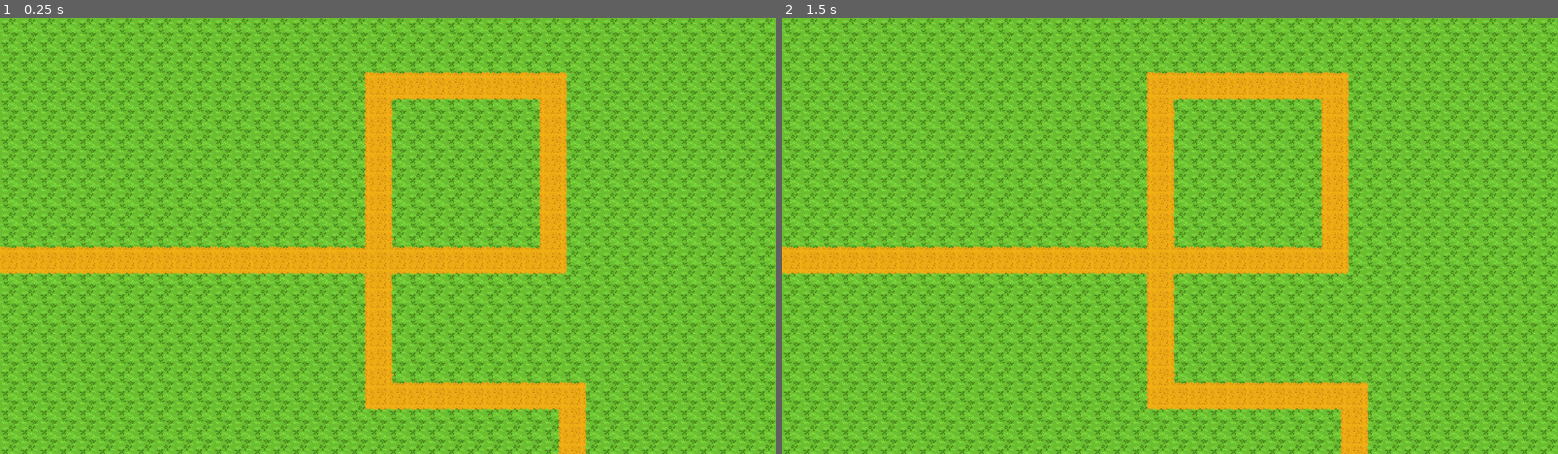
Above: before the commit, frames 1-2 (left to right).
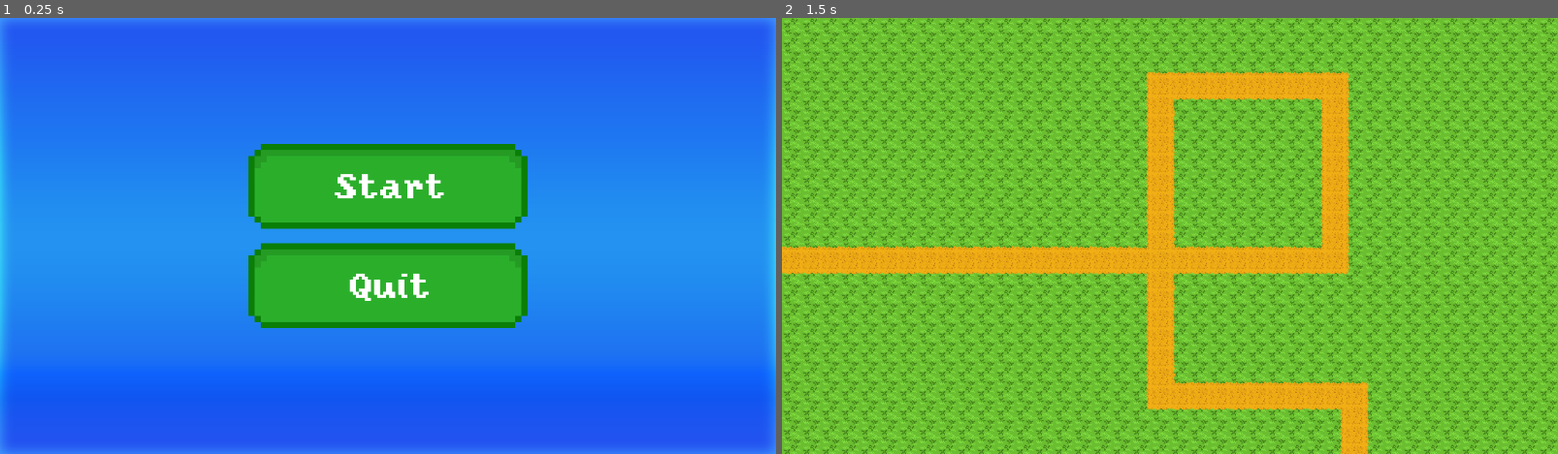
Above: after the commit, the same moments.

Repository: damian1607/TowerDefense
Game: Godot game, scene res://scenes/SceneHandler.tscn
Two runs of this game, one before a commit and one after it. Both use one fixed random seed, a clock stepped at 60 frames per second and the inputs below. Before the commit the project starts from res://scenes/Map1.tscn.
Inputs (mouse positions are in pixels of both pictures, inside the frame that each line leads up to):
- Up to frame 1 (0.25 s): no input
- Up to frame 2 (1.5 s): click (1170, 188) at 0.5 s, where only the run after the commit has a clickable "Start"; tap Enter at 1.25 s

The runs differ from the first frame. In frame 1, 100% of the frame differs, in the area x 0-100%, y 0-100%; in frame 2, nothing differs.

Commit message:
MainMenu mit SceneHandler Logik

Diff:
--- a/project.godot
+++ b/project.godot
@@ -11,7 +11,7 @@
 [application]
 
 config/name="TowerDefense"
-run/main_scene="res://scenes/Map1.tscn"
+run/main_scene="res://scenes/SceneHandler.tscn"
 config/features=PackedStringArray("4.3", "Forward Plus")
 config/icon="res://icon.svg"
 
@@ -19,6 +19,7 @@
 
 window/size/viewport_width=1280
 window/size/viewport_height=720
+mouse_cursor/custom_image="res://assets/ui/Cursor.png"
 
 [dotnet]
 
--- /dev/null
+++ b/scenes/GameScene.tscn
@@ -0,0 +1,7 @@
+[gd_scene load_steps=2 format=3 uid="uid://cyw4pk7wxln8y"]
+
+[ext_resource type="PackedScene" uid="uid://ysw1fwu3iok8" path="res://scenes/maps/Map1.tscn" id="1_lwxsp"]
+
+[node name="GameScene" type="Node2D"]
+
+[node name="Map1" parent="." instance=ExtResource("1_lwxsp")]
--- /dev/null
+++ b/scenes/MainMenu.tscn
@@ -0,0 +1,84 @@
+[gd_scene load_steps=5 format=3 uid="uid://bs2dacxwsej2n"]
+
+[ext_resource type="Texture2D" uid="uid://c1grwei3uer2x" path="res://assets/ui/art/TitleScreenBackground.png" id="1_co2dq"]
+[ext_resource type="Texture2D" uid="uid://dpo6p6qftwiyh" path="res://assets/ui/buttons/Button.png" id="2_i4pv2"]
+[ext_resource type="Texture2D" uid="uid://qkhuho7b3vg2" path="res://assets/ui/buttons/ButtonPressed.png" id="3_dbhh3"]
+[ext_resource type="FontFile" uid="uid://5wgp8i3brprq" path="res://assets/ui/fonts/Yoster.ttf" id="4_aasvm"]
+
+[node name="MainMenu" type="Control"]
+layout_mode = 3
+anchors_preset = 15
+anchor_right = 1.0
+anchor_bottom = 1.0
+grow_horizontal = 2
+grow_vertical = 2
+
+[node name="Background" type="TextureRect" parent="."]
+layout_mode = 1
+anchors_preset = 15
+anchor_right = 1.0
+anchor_bottom = 1.0
+grow_horizontal = 2
+grow_vertical = 2
+texture = ExtResource("1_co2dq")
+expand_mode = 2
+
+[node name="MarginContainer" type="MarginContainer" parent="."]
+layout_mode = 1
+anchors_preset = 15
+anchor_right = 1.0
+anchor_bottom = 1.0
+grow_horizontal = 2
+grow_vertical = 2
+theme_override_constants/margin_left = 50
+theme_override_constants/margin_top = 50
+theme_override_constants/margin_right = 50
+theme_override_constants/margin_bottom = 50
+
+[node name="VBoxContainer" type="VBoxContainer" parent="MarginContainer"]
+custom_minimum_size = Vector2(500, 0)
+layout_mode = 2
+size_flags_horizontal = 4
+alignment = 1
+
+[node name="Start" type="TextureButton" parent="MarginContainer/VBoxContainer"]
+custom_minimum_size = Vector2(350, 50)
+layout_mode = 2
+size_flags_horizontal = 4
+texture_normal = ExtResource("2_i4pv2")
+texture_pressed = ExtResource("3_dbhh3")
+stretch_mode = 0
+
+[node name="Label" type="Label" parent="MarginContainer/VBoxContainer/Start"]
+layout_mode = 1
+anchors_preset = 15
+anchor_right = 1.0
+anchor_bottom = 1.0
+grow_horizontal = 2
+grow_vertical = 2
+theme_override_fonts/font = ExtResource("4_aasvm")
+theme_override_font_sizes/font_size = 60
+text = "Start"
+horizontal_alignment = 1
+vertical_alignment = 1
+
+[node name="Quit" type="TextureButton" parent="MarginContainer/VBoxContainer"]
+custom_minimum_size = Vector2(350, 50)
+layout_mode = 2
+size_flags_horizontal = 4
+texture_normal = ExtResource("2_i4pv2")
+texture_pressed = ExtResource("3_dbhh3")
+stretch_mode = 0
+
+[node name="Label" type="Label" parent="MarginContainer/VBoxContainer/Quit"]
+layout_mode = 1
+anchors_preset = 15
+anchor_right = 1.0
+anchor_bottom = 1.0
+grow_horizontal = 2
+grow_vertical = 2
+theme_override_fonts/font = ExtResource("4_aasvm")
+theme_override_font_sizes/font_size = 60
+text = "Quit"
+horizontal_alignment = 1
+vertical_alignment = 1
--- a/scenes/SceneHandler.tscn
+++ b/scenes/SceneHandler.tscn
@@ -1,3 +1,9 @@
-[gd_scene format=3 uid="uid://cm8j3wf6mvgva"]
+[gd_scene load_steps=3 format=3 uid="uid://cm8j3wf6mvgva"]
+
+[ext_resource type="Script" path="res://scripts/SceneHandler.gd" id="1_b53h8"]
+[ext_resource type="PackedScene" uid="uid://bs2dacxwsej2n" path="res://scenes/MainMenu.tscn" id="1_qf8ju"]
 
 [node name="SceneHandler" type="Node"]
+script = ExtResource("1_b53h8")
+
+[node name="MainMenu" parent="." instance=ExtResource("1_qf8ju")]
--- /dev/null
+++ b/scripts/SceneHandler.gd
@@ -0,0 +1,13 @@
+extends Node
+
+
+
+func _ready() -> void:
+	get_node("MainMenu/MarginContainer/VBoxContainer/Start").connect("pressed", Callable(self, "onStartPressed"))
+	get_node("MainMenu/MarginContainer/VBoxContainer/Quit").connect("pressed", Callable(self, "onQuitPressed"))
+
+func onStartPressed() -> void:
+	get_tree().change_scene_to_file("res://scenes/GameScene.tscn")
+
+func onQuitPressed() -> void:
+	get_tree().quit()
Binary file added: assets/ui/Cursor.png
Not shown, added: assets/ui/Cursor.png.import
Binary file added: assets/ui/art/TitleScreenBackground.png
Not shown, added: assets/ui/art/TitleScreenBackground.png.import
Binary file added: assets/ui/buttons/Button.png
Not shown, added: assets/ui/buttons/Button.png.import
Binary file added: assets/ui/buttons/ButtonPressed.png
Not shown, added: assets/ui/buttons/ButtonPressed.png.import
Binary file added: assets/ui/fonts/Yoster.ttf
Not shown, added: assets/ui/fonts/Yoster.ttf.import
Renamed: scenes/Map1.tscn -> scenes/maps/Map1.tscn
